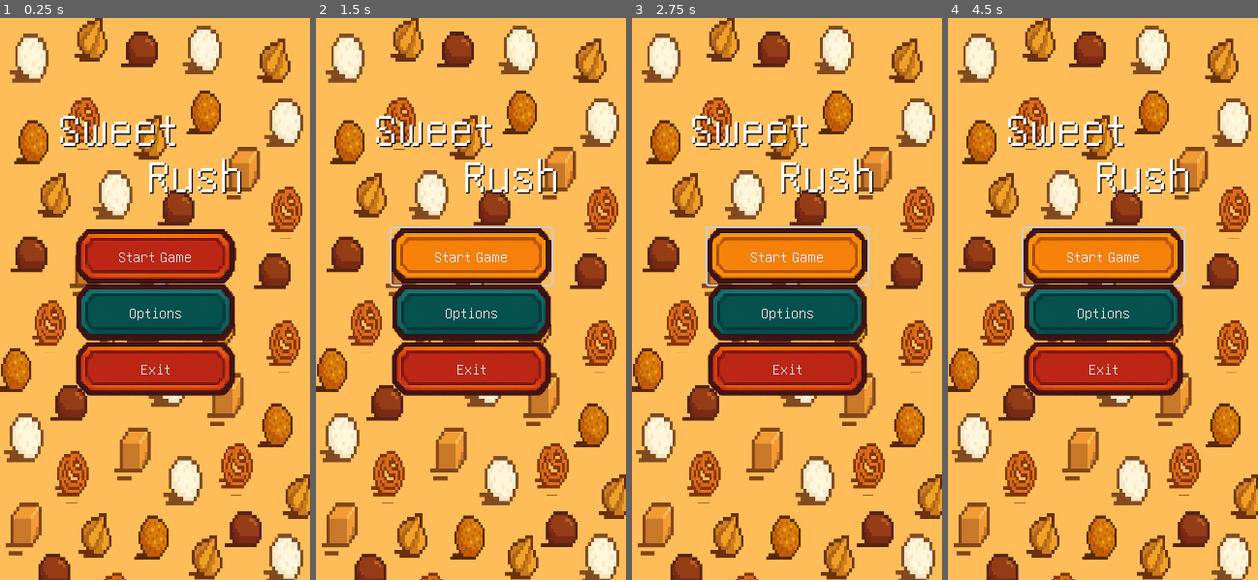
Above: before the commit, frames 1-4 (left to right).
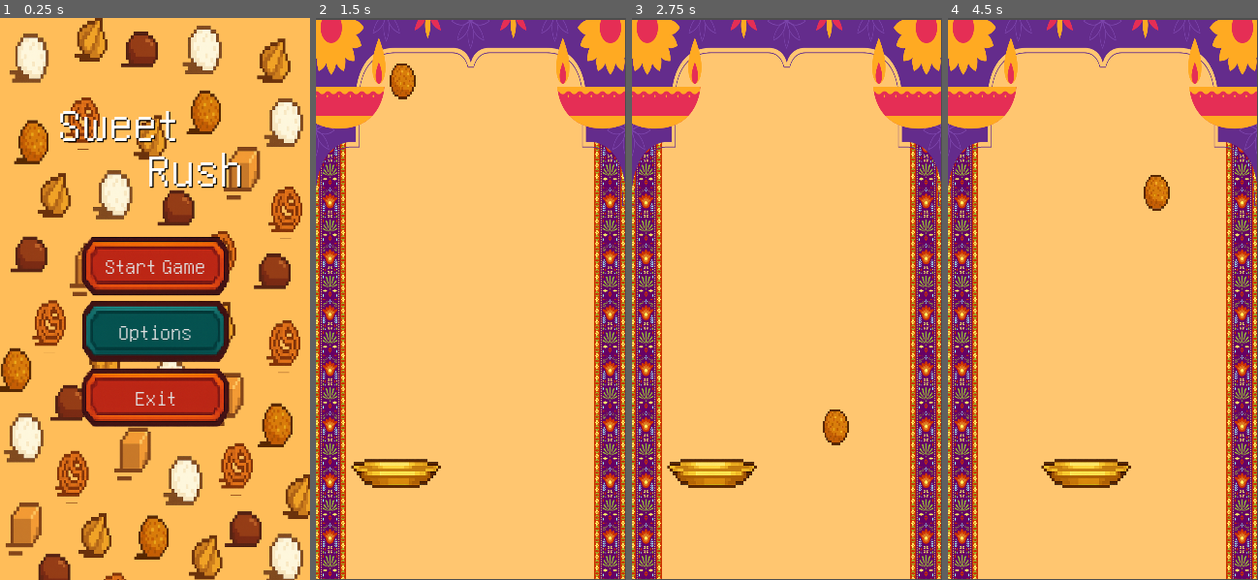
Above: after the commit, the same moments.

Repository: DruvanKarthik/Sweet_Rush
Game: Godot game, scene res://Scenes/GUI/Main_UI.tscn
The game is run twice, just before and just after one commit, with the same random seed, the same clock (stepped at 60 frames per second) and the same inputs. The project has no main scene, so this scene is started directly.
Inputs (mouse positions are in pixels of both pictures, inside the frame that each line leads up to):
- Up to frame 1 (0.25 s): no input
- Up to frame 2 (1.5 s): click "Options" at 0.5 s; click "Start Game" at 1.25 s
- Up to frame 3 (2.75 s): click (787, 254) at 2 s, where only the run before the commit has a clickable "Start Game"
- Up to frame 4 (4.5 s): hold Right (ui_right) 2.78-3.53 s; hold Left (ui_left) 3.53-4.28 s; hold Right (ui_right) from 4.28 s (still down)

The runs differ from the first frame. In frame 1, 16% of the frame differs, in the area x 19-79%, y 16-73%; in frame 2, 61%; in frame 3, 61%; in frame 4, 61%, in the area x 0-100%, y 0-100%.

Commit message:
The new chnages in working with gui

Diff:
--- a/new-game-project/Scenes/GUI/Main_UI.tscn
+++ b/new-game-project/Scenes/GUI/Main_UI.tscn
@@ -1,5 +1,6 @@
-[gd_scene load_steps=13 format=3 uid="uid://b55auyjrvkyhl"]
+[gd_scene load_steps=14 format=3 uid="uid://b55auyjrvkyhl"]
 
+[ext_resource type="Script" uid="uid://7au257gdk8kh" path="res://Scripts/UI/main_ui.gd" id="1_juik5"]
 [ext_resource type="Texture2D" uid="uid://bsws8n63xjj2p" path="res://Game_asstes/GUI/1.png" id="1_ropjy"]
 [ext_resource type="FontFile" uid="uid://cvtxkg7d6o1nk" path="res://Game_asstes/Fonts/CroxoxoianText.ttf" id="2_juik5"]
 [ext_resource type="Texture2D" uid="uid://c1k74hvj5u2d1" path="res://Game_asstes/GUI/Ui/Pixel Art Indian-Inspired Game UI.png" id="2_p3yj0"]
@@ -48,73 +49,53 @@
 anchor_bottom = 1.0
 grow_horizontal = 2
 grow_vertical = 2
+script = ExtResource("1_juik5")
 
 [node name="1" type="Sprite2D" parent="."]
 position = Vector2(160.5, 291)
 scale = Vector2(0.297222, 0.431111)
 texture = ExtResource("1_ropjy")
 
-[node name="NinePatchRect" type="NinePatchRect" parent="."]
+[node name="VBoxContainer" type="VBoxContainer" parent="."]
 layout_mode = 1
 anchors_preset = 8
 anchor_left = 0.5
 anchor_top = 0.5
 anchor_right = 0.5
 anchor_bottom = 0.5
-offset_left = -82.5
-offset_top = -145.0
-offset_right = 82.5
-offset_bottom = 145.0
+offset_left = -76.5
+offset_top = -65.0
+offset_right = 76.5
+offset_bottom = 133.0
 grow_horizontal = 2
 grow_vertical = 2
-patch_margin_left = 1
-patch_margin_top = 1
-patch_margin_right = 1
-patch_margin_bottom = 1
+theme_override_constants/separation = 5
 
-[node name="Start_button" type="Button" parent="NinePatchRect"]
-layout_mode = 1
-anchors_preset = 14
-anchor_top = 0.5
-anchor_right = 1.0
-anchor_bottom = 0.5
-offset_top = -73.0
-offset_bottom = -15.0
-grow_horizontal = 2
-grow_vertical = 2
+[node name="Start_button" type="Button" parent="VBoxContainer"]
+layout_mode = 2
+size_flags_vertical = 3
 theme_override_fonts/font = ExtResource("2_juik5")
+theme_override_font_sizes/font_size = 22
 theme_override_styles/hover = SubResource("StyleBoxTexture_juik5")
 theme_override_styles/pressed = SubResource("StyleBoxTexture_s002p")
 theme_override_styles/normal = SubResource("StyleBoxTexture_q3dnn")
 text = "Start Game"
 
-[node name="Options_button" type="Button" parent="NinePatchRect"]
-layout_mode = 1
-anchors_preset = 14
-anchor_top = 0.5
-anchor_right = 1.0
-anchor_bottom = 0.5
-offset_top = -15.0
-offset_bottom = 43.0
-grow_horizontal = 2
-grow_vertical = 2
+[node name="Options_button" type="Button" parent="VBoxContainer"]
+layout_mode = 2
+size_flags_vertical = 3
 theme_override_fonts/font = ExtResource("2_juik5")
+theme_override_font_sizes/font_size = 22
 theme_override_styles/hover = SubResource("StyleBoxTexture_ropjy")
 theme_override_styles/pressed = SubResource("StyleBoxTexture_3y0v3")
 theme_override_styles/normal = SubResource("StyleBoxTexture_p3yj0")
 text = "Options"
 
-[node name="Exit" type="Button" parent="NinePatchRect"]
-layout_mode = 1
-anchors_preset = 14
-anchor_top = 0.5
-anchor_right = 1.0
-anchor_bottom = 0.5
-offset_top = 43.0
-offset_bottom = 101.0
-grow_horizontal = 2
-grow_vertical = 2
+[node name="Exit" type="Button" parent="VBoxContainer"]
+layout_mode = 2
+size_flags_vertical = 3
 theme_override_fonts/font = ExtResource("2_juik5")
+theme_override_font_sizes/font_size = 22
 theme_override_styles/hover = SubResource("StyleBoxTexture_elucv")
 theme_override_styles/pressed = SubResource("StyleBoxTexture_aelo2")
 theme_override_styles/normal = SubResource("StyleBoxTexture_cefck")
@@ -123,9 +104,9 @@
 [node name="Label" type="Label" parent="."]
 layout_mode = 0
 offset_left = 59.0
-offset_top = 88.0
+offset_top = 83.0
 offset_right = 184.0
-offset_bottom = 139.0
+offset_bottom = 134.0
 theme_override_colors/font_shadow_color = Color(0, 0, 0, 1)
 theme_override_colors/font_outline_color = Color(0, 0, 0, 1)
 theme_override_fonts/font = ExtResource("2_juik5")
@@ -135,11 +116,15 @@
 [node name="Label2" type="Label" parent="."]
 layout_mode = 0
 offset_left = 151.0
-offset_top = 136.0
+offset_top = 130.0
 offset_right = 276.0
-offset_bottom = 187.0
+offset_bottom = 181.0
 theme_override_colors/font_shadow_color = Color(0, 0, 0, 1)
 theme_override_colors/font_outline_color = Color(0, 0, 0, 1)
 theme_override_fonts/font = ExtResource("2_juik5")
 theme_override_font_sizes/font_size = 50
 text = "Rush"
+
+[connection signal="pressed" from="VBoxContainer/Start_button" to="." method="_on_start_button_pressed"]
+[connection signal="pressed" from="VBoxContainer/Options_button" to="." method="_on_options_button_pressed"]
+[connection signal="pressed" from="VBoxContainer/Exit" to="." method="_on_exit_pressed"]
--- /dev/null
+++ b/new-game-project/Scenes/Levels/Level_10.tscn
@@ -0,0 +1,8 @@
+[gd_scene load_steps=2 format=3 uid="uid://c4bsynvqvwvg2"]
+
+[ext_resource type="Texture2D" uid="uid://8don8b0liqba" path="res://Game_asstes/GUI/Levels_frames/22.png" id="1_5tcfp"]
+
+[node name="22" type="Sprite2D"]
+position = Vector2(165, 301)
+scale = Vector2(0.288889, 0.428148)
+texture = ExtResource("1_5tcfp")
--- /dev/null
+++ b/new-game-project/Scenes/Levels/Level_2.tscn
@@ -0,0 +1,12 @@
+[gd_scene load_steps=3 format=3 uid="uid://b21iwo122tev8"]
+
+[ext_resource type="Texture2D" uid="uid://dcibv7e2385xc" path="res://Game_asstes/GUI/Levels_frames/14.png" id="1_o3isv"]
+[ext_resource type="PackedScene" uid="uid://05v1dsaiq2cg" path="res://Scenes/plate.tscn" id="2_qox7n"]
+
+[node name="14" type="Sprite2D"]
+position = Vector2(159, 289)
+scale = Vector2(0.3, 0.431111)
+texture = ExtResource("1_o3isv")
+
+[node name="Plate" parent="." instance=ExtResource("2_qox7n")]
+position = Vector2(-10, 501.031)
--- /dev/null
+++ b/new-game-project/Scenes/Levels/Level_3.tscn
@@ -0,0 +1,8 @@
+[gd_scene load_steps=2 format=3 uid="uid://bvuq67ss65d3q"]
+
+[ext_resource type="Texture2D" uid="uid://dcet3ka4n7glk" path="res://Game_asstes/GUI/Levels_frames/15.png" id="1_dt10j"]
+
+[node name="15" type="Sprite2D"]
+position = Vector2(161, 291.5)
+scale = Vector2(0.290741, 0.425926)
+texture = ExtResource("1_dt10j")
--- /dev/null
+++ b/new-game-project/Scenes/Levels/Level_4.tscn
@@ -0,0 +1,8 @@
+[gd_scene load_steps=2 format=3 uid="uid://b08aifhadxyn"]
+
+[ext_resource type="Texture2D" uid="uid://dnq44o1ao3i8f" path="res://Game_asstes/GUI/Levels_frames/16.png" id="1_kbrg2"]
+
+[node name="16" type="Sprite2D"]
+position = Vector2(162, 293.5)
+scale = Vector2(0.292593, 0.431852)
+texture = ExtResource("1_kbrg2")
--- /dev/null
+++ b/new-game-project/Scenes/Levels/Level_5.tscn
@@ -0,0 +1,8 @@
+[gd_scene load_steps=2 format=3 uid="uid://do6fqk1nbxhpm"]
+
+[ext_resource type="Texture2D" uid="uid://crwurx63nj86d" path="res://Game_asstes/GUI/Levels_frames/17.png" id="1_7jnsk"]
+
+[node name="17" type="Sprite2D"]
+position = Vector2(163, 292.5)
+scale = Vector2(0.288889, 0.415556)
+texture = ExtResource("1_7jnsk")
--- /dev/null
+++ b/new-game-project/Scenes/Levels/Level_6.tscn
@@ -0,0 +1,8 @@
+[gd_scene load_steps=2 format=3 uid="uid://bj23uvkd3xn5h"]
+
+[ext_resource type="Texture2D" uid="uid://dxng4eqsdjv7n" path="res://Game_asstes/GUI/Levels_frames/18.png" id="1_u3hmn"]
+
+[node name="18" type="Sprite2D"]
+position = Vector2(163.5, 289.5)
+scale = Vector2(0.289815, 0.42)
+texture = ExtResource("1_u3hmn")
--- /dev/null
+++ b/new-game-project/Scenes/Levels/Level_7.tscn
@@ -0,0 +1,8 @@
+[gd_scene load_steps=2 format=3 uid="uid://b78uch2waxugk"]
+
+[ext_resource type="Texture2D" uid="uid://briwowi5pry37" path="res://Game_asstes/GUI/Levels_frames/19.png" id="1_rk7k1"]
+
+[node name="19" type="Sprite2D"]
+position = Vector2(162, 290)
+scale = Vector2(0.284259, 0.417778)
+texture = ExtResource("1_rk7k1")
--- /dev/null
+++ b/new-game-project/Scenes/Levels/Level_8.tscn
@@ -0,0 +1,8 @@
+[gd_scene load_steps=2 format=3 uid="uid://26kqw4y3o7hp"]
+
+[ext_resource type="Texture2D" uid="uid://b37qxbcspmy1k" path="res://Game_asstes/GUI/Levels_frames/20.png" id="1_05x7d"]
+
+[node name="20" type="Sprite2D"]
+position = Vector2(171, 291.5)
+scale = Vector2(0.274074, 0.418519)
+texture = ExtResource("1_05x7d")
--- /dev/null
+++ b/new-game-project/Scenes/Levels/Level_9.tscn
@@ -0,0 +1,8 @@
+[gd_scene load_steps=2 format=3 uid="uid://ofdok3mxsyqv"]
+
+[ext_resource type="Texture2D" uid="uid://bje50qykuv3m7" path="res://Game_asstes/GUI/Levels_frames/21.png" id="1_10m03"]
+
+[node name="21" type="Sprite2D"]
+position = Vector2(169.5, 293.5)
+scale = Vector2(0.289815, 0.422963)
+texture = ExtResource("1_10m03")
--- a/new-game-project/Scenes/Levels/level_1.tscn
+++ b/new-game-project/Scenes/Levels/level_1.tscn
@@ -1,9 +1,8 @@
-[gd_scene load_steps=5 format=3 uid="uid://brhs43g54rh1w"]
+[gd_scene load_steps=4 format=3 uid="uid://brhs43g54rh1w"]
 
 [ext_resource type="Texture2D" uid="uid://vittmg2p3jwy" path="res://Game_asstes/GUI/Levels_frames/13.png" id="1_tlcug"]
 [ext_resource type="PackedScene" uid="uid://05v1dsaiq2cg" path="res://Scenes/plate.tscn" id="2_4dpyx"]
-[ext_resource type="PackedScene" uid="uid://dnkx7uif5menw" path="res://Scenes/Sweets/sweet_spwaner.tscn" id="3_3mqfk"]
-[ext_resource type="PackedScene" uid="uid://b7wmlm4j23bdj" path="res://Scenes/Sweets/Mothichoor_ladoo.tscn" id="4_iixi8"]
+[ext_resource type="PackedScene" uid="uid://vplxvmi334b4" path="res://Scenes/Sweets/Motichoor_ladoo.tscn" id="3_3mqfk"]
 
 [node name="Back_ground" type="Sprite2D"]
 position = Vector2(159, 290.5)
@@ -13,15 +12,5 @@
 [node name="Plate" parent="." instance=ExtResource("2_4dpyx")]
 position = Vector2(-283.5, 412.955)
 
-[node name="Sweet_spawner" type="Node" parent="."]
-
-[node name="Sweet_spwaner" parent="Sweet_spawner" instance=ExtResource("3_3mqfk")]
-position = Vector2(70, 45)
-scale = Vector2(0.301852, 0.425185)
-
-[node name="Sweet_spwaner2" parent="Sweet_spawner" instance=ExtResource("3_3mqfk")]
-position = Vector2(163.908, 41.2039)
-scale = Vector2(0.296296, 0.427407)
-
-[node name="Area2D" parent="." instance=ExtResource("4_iixi8")]
-position = Vector2(-276.25, -176.749)
+[node name="CharacterBody2D" parent="." instance=ExtResource("3_3mqfk")]
+position = Vector2(-408.375, -1047.01)
--- /dev/null
+++ b/new-game-project/Scenes/Sweets/Gulab_jamun.tscn
@@ -0,0 +1,21 @@
+[gd_scene load_steps=4 format=3 uid="uid://707k2ugurnq3"]
+
+[ext_resource type="Script" uid="uid://q7dyxpdif2w5" path="res://Scripts/Sweets/motichoor_ladoo.gd" id="1_llgdg"]
+[ext_resource type="Texture2D" uid="uid://c8ra84hwkjqfy" path="res://Game_asstes/Sweets/Gulab_jamun.png" id="1_sgbmb"]
+
+[sub_resource type="CapsuleShape2D" id="CapsuleShape2D_llgdg"]
+radius = 115.0
+height = 394.0
+
+[node name="Gulab_jamun" type="CharacterBody2D"]
+script = ExtResource("1_llgdg")
+
+[node name="GulabJamun" type="Sprite2D" parent="."]
+position = Vector2(109, 223)
+texture = ExtResource("1_sgbmb")
+region_enabled = true
+region_rect = Rect2(660, 108, 240, 364)
+
+[node name="CollisionShape2D" type="CollisionShape2D" parent="."]
+position = Vector2(110, 216)
+shape = SubResource("CapsuleShape2D_llgdg")
--- /dev/null
+++ b/new-game-project/Scenes/Sweets/Kaju_katli.tscn
@@ -0,0 +1,21 @@
+[gd_scene load_steps=4 format=3 uid="uid://djpj7jht0mxok"]
+
+[ext_resource type="Script" uid="uid://q7dyxpdif2w5" path="res://Scripts/Sweets/motichoor_ladoo.gd" id="1_gej51"]
+[ext_resource type="Texture2D" uid="uid://cfsrfyxshpal7" path="res://Game_asstes/Sweets/Kaju_katli.png" id="1_y0thl"]
+
+[sub_resource type="RectangleShape2D" id="RectangleShape2D_gej51"]
+size = Vector2(144, 118)
+
+[node name="KajuKatli" type="CharacterBody2D"]
+script = ExtResource("1_gej51")
+
+[node name="CollisionShape2D" type="CollisionShape2D" parent="."]
+position = Vector2(149, 174)
+shape = SubResource("RectangleShape2D_gej51")
+
+[node name="KajuKatli" type="Sprite2D" parent="."]
+position = Vector2(149, 174)
+scale = Vector2(0.327078, 0.471698)
+texture = ExtResource("1_y0thl")
+region_enabled = true
+region_rect = Rect2(579, 175, 373, 265)
--- a/new-game-project/Scenes/Sweets/Mothichoor_ladoo.tscn
+++ /dev/null
@@ -1,22 +0,0 @@
-[gd_scene load_steps=4 format=3 uid="uid://b7wmlm4j23bdj"]
-
-[ext_resource type="Script" uid="uid://bawulm7r5ty4g" path="res://Scripts/mothichoor_ladoo.gd" id="1_8ox8d"]
-[ext_resource type="Texture2D" uid="uid://dsne8scjnvmnc" path="res://Game_asstes/Sweets/Mothichoor_ladoo.png" id="1_27n0a"]
-
-[sub_resource type="CircleShape2D" id="CircleShape2D_8ox8d"]
-radius = 28.0713
-
-[node name="Area2D" type="CharacterBody2D"]
-position = Vector2(149, 283)
-script = ExtResource("1_8ox8d")
-
-[node name="MothichoorLadoo" type="Sprite2D" parent="."]
-position = Vector2(11.75, 5.49999)
-scale = Vector2(0.304688, 0.265625)
-texture = ExtResource("1_27n0a")
-region_enabled = true
-region_rect = Rect2(285, 48, 192, 192)
-
-[node name="CollisionShape2D" type="CollisionShape2D" parent="."]
-position = Vector2(11, 5)
-shape = SubResource("CircleShape2D_8ox8d")
--- /dev/null
+++ b/new-game-project/Scenes/Sweets/Motichoor_ladoo.tscn
@@ -0,0 +1,21 @@
+[gd_scene load_steps=4 format=3 uid="uid://vplxvmi334b4"]
+
+[ext_resource type="Script" uid="uid://q7dyxpdif2w5" path="res://Scripts/Sweets/motichoor_ladoo.gd" id="1_jccks"]
+[ext_resource type="Texture2D" uid="uid://dsne8scjnvmnc" path="res://Game_asstes/Sweets/Mothichoor_ladoo.png" id="2_m4hey"]
+
+[sub_resource type="CircleShape2D" id="CircleShape2D_jccks"]
+radius = 46.5188
+
+[node name="Mothichoor_Ladoo" type="CharacterBody2D"]
+script = ExtResource("1_jccks")
+
+[node name="MothichoorLadoo" type="Sprite2D" parent="."]
+position = Vector2(173, 294)
+scale = Vector2(0.484211, 0.465241)
+texture = ExtResource("2_m4hey")
+region_enabled = true
+region_rect = Rect2(286, 51, 190, 187)
+
+[node name="CollisionShape2D" type="CollisionShape2D" parent="."]
+position = Vector2(172, 294)
+shape = SubResource("CircleShape2D_jccks")
--- /dev/null
+++ b/new-game-project/Scenes/Sweets/ghewar.tscn
@@ -0,0 +1,21 @@
+[gd_scene load_steps=4 format=3 uid="uid://d1svqlwrhxsho"]
+
+[ext_resource type="Script" uid="uid://q7dyxpdif2w5" path="res://Scripts/Sweets/motichoor_ladoo.gd" id="1_36ly7"]
+[ext_resource type="Texture2D" uid="uid://belhvld5qc34t" path="res://Game_asstes/Sweets/Ghewar.png" id="1_q5u7t"]
+
+[sub_resource type="CircleShape2D" id="CircleShape2D_q5u7t"]
+radius = 78.0064
+
+[node name="Ghewar" type="CharacterBody2D"]
+position = Vector2(28, 47)
+script = ExtResource("1_36ly7")
+
+[node name="Ghewar" type="Sprite2D" parent="."]
+position = Vector2(150, 132)
+texture = ExtResource("1_q5u7t")
+region_enabled = true
+region_rect = Rect2(785, 280, 157, 155)
+
+[node name="CollisionShape2D" type="CollisionShape2D" parent="."]
+position = Vector2(150, 130)
+shape = SubResource("CircleShape2D_q5u7t")
--- /dev/null
+++ b/new-game-project/Scenes/Sweets/jelebi.tscn
@@ -0,0 +1,21 @@
+[gd_scene load_steps=4 format=3 uid="uid://cx2j3f30mr32u"]
+
+[ext_resource type="Texture2D" uid="uid://71hgi8himb01" path="res://Game_asstes/Sweets/Jelebi.png" id="1_0l2k3"]
+[ext_resource type="Script" uid="uid://q7dyxpdif2w5" path="res://Scripts/Sweets/motichoor_ladoo.gd" id="1_n0ty5"]
+
+[sub_resource type="CircleShape2D" id="CircleShape2D_n0ty5"]
+radius = 96.0208
+
+[node name="Jelebi" type="CharacterBody2D"]
+script = ExtResource("1_n0ty5")
+
+[node name="Jelebi" type="Sprite2D" parent="."]
+position = Vector2(153, 198)
+scale = Vector2(0.511335, 0.5)
+texture = ExtResource("1_0l2k3")
+region_enabled = true
+region_rect = Rect2(557, 150, 397, 366)
+
+[node name="CollisionShape2D" type="CollisionShape2D" parent="."]
+position = Vector2(152, 193)
+shape = SubResource("CircleShape2D_n0ty5")
--- /dev/null
+++ b/new-game-project/Scenes/Sweets/modak.tscn
@@ -0,0 +1,21 @@
+[gd_scene load_steps=4 format=3 uid="uid://bh4wbtwapice8"]
+
+[ext_resource type="Texture2D" uid="uid://dyb7v5rcdjxy8" path="res://Game_asstes/Sweets/Modak.png" id="1_t0rir"]
+[ext_resource type="Script" uid="uid://q7dyxpdif2w5" path="res://Scripts/Sweets/motichoor_ladoo.gd" id="1_xwdad"]
+
+[sub_resource type="CircleShape2D" id="CircleShape2D_xwdad"]
+radius = 76.4199
+
+[node name="Modak" type="CharacterBody2D"]
+script = ExtResource("1_xwdad")
+
+[node name="Modak" type="Sprite2D" parent="."]
+position = Vector2(148.25, 284.5)
+scale = Vector2(0.504747, 0.468153)
+texture = ExtResource("1_t0rir")
+region_enabled = true
+region_rect = Rect2(609, 585, 316, 314)
+
+[node name="CollisionShape2D" type="CollisionShape2D" parent="."]
+position = Vector2(151, 303)
+shape = SubResource("CircleShape2D_xwdad")
--- /dev/null
+++ b/new-game-project/Scenes/Sweets/mysore_pak.tscn
@@ -0,0 +1,22 @@
+[gd_scene load_steps=4 format=3 uid="uid://daxf6p83wffb8"]
+
+[ext_resource type="Texture2D" uid="uid://db1ugvjjwgv6k" path="res://Game_asstes/Sweets/Mysore_Pak.png" id="1_sug0y"]
+[ext_resource type="Script" uid="uid://q7dyxpdif2w5" path="res://Scripts/Sweets/motichoor_ladoo.gd" id="1_tup0o"]
+
+[sub_resource type="RectangleShape2D" id="RectangleShape2D_tup0o"]
+size = Vector2(289.635, 265.461)
+
+[node name="MysorePak" type="CharacterBody2D"]
+script = ExtResource("1_tup0o")
+
+[node name="MysorePak" type="Sprite2D" parent="."]
+position = Vector2(137, 192)
+scale = Vector2(0.441935, 0.399306)
+texture = ExtResource("1_sug0y")
+region_enabled = true
+region_rect = Rect2(590, 564, 310, 288)
+
+[node name="CollisionShape2D" type="CollisionShape2D" parent="."]
+position = Vector2(133, 192)
+scale = Vector2(0.441935, 0.399306)
+shape = SubResource("RectangleShape2D_tup0o")
--- /dev/null
+++ b/new-game-project/Scenes/Sweets/pole.tscn
@@ -0,0 +1,21 @@
+[gd_scene load_steps=4 format=3 uid="uid://cf7vnju825lhj"]
+
+[ext_resource type="Script" uid="uid://q7dyxpdif2w5" path="res://Scripts/Sweets/motichoor_ladoo.gd" id="1_3yrci"]
+[ext_resource type="Texture2D" uid="uid://cl67o66ex8lum" path="res://Game_asstes/Sweets/Pole.png" id="1_avkj3"]
+
+[sub_resource type="CircleShape2D" id="CircleShape2D_3yrci"]
+radius = 70.1783
+
+[node name="Pole" type="CharacterBody2D"]
+script = ExtResource("1_3yrci")
+
+[node name="Pole" type="Sprite2D" parent="."]
+position = Vector2(171.625, 279.5)
+scale = Vector2(0.42192, 0.465986)
+texture = ExtResource("1_avkj3")
+region_enabled = true
+region_rect = Rect2(600, 559, 349, 294)
+
+[node name="CollisionShape2D" type="CollisionShape2D" parent="."]
+position = Vector2(172, 279)
+shape = SubResource("CircleShape2D_3yrci")
--- /dev/null
+++ b/new-game-project/Scenes/Sweets/rasagula.tscn
@@ -0,0 +1,21 @@
+[gd_scene load_steps=4 format=3 uid="uid://cdxgh6uba1auk"]
+
+[ext_resource type="Texture2D" uid="uid://brejqcy81fx7j" path="res://Game_asstes/Sweets/Rasagula.png" id="1_7b6xo"]
+[ext_resource type="Script" uid="uid://q7dyxpdif2w5" path="res://Scripts/Sweets/motichoor_ladoo.gd" id="1_w1lxd"]
+
+[sub_resource type="CircleShape2D" id="CircleShape2D_w1lxd"]
+radius = 56.3205
+
+[node name="Rasagula" type="CharacterBody2D"]
+script = ExtResource("1_w1lxd")
+
+[node name="Rasagula" type="Sprite2D" parent="."]
+position = Vector2(154, 259)
+scale = Vector2(0.328358, 0.317365)
+texture = ExtResource("1_7b6xo")
+region_enabled = true
+region_rect = Rect2(588, 155, 335, 334)
+
+[node name="CollisionShape2D" type="CollisionShape2D" parent="."]
+position = Vector2(153, 259)
+shape = SubResource("CircleShape2D_w1lxd")
--- a/new-game-project/Scenes/Sweets/sweet_spwaner.tscn
+++ /dev/null
@@ -1,25 +0,0 @@
-[gd_scene load_steps=2 format=3 uid="uid://dnkx7uif5menw"]
-
-[ext_resource type="Script" uid="uid://8umubyv7mta" path="res://Scripts/sweet_spwaner.gd" id="1_6s4an"]
-
-[node name="Sweet_spwaner" type="Node2D"]
-script = ExtResource("1_6s4an")
-
-[node name="Spawner" type="Node2D" parent="."]
-position = Vector2(-1, 1)
-
-[node name="Marker2D" type="Marker2D" parent="."]
-position = Vector2(158, 1)
-
-[node name="Marker2D2" type="Marker2D" parent="."]
-position = Vector2(232, 1)
-
-[node name="Marker2D3" type="Marker2D" parent="."]
-position = Vector2(80, 1)
-
-[node name="Marker2D4" type="Marker2D" parent="."]
-position = Vector2(310, 1)
-
-[node name="Timer" type="Timer" parent="."]
-
-[connection signal="timeout" from="Timer" to="." method="_on_timer_timeout"]
--- /dev/null
+++ b/new-game-project/Scenes/Sweets/urad_dal_ladoo.tscn
@@ -0,0 +1,20 @@
+[gd_scene load_steps=4 format=3 uid="uid://dix1vj0awuhlh"]
+
+[ext_resource type="Script" uid="uid://q7dyxpdif2w5" path="res://Scripts/Sweets/motichoor_ladoo.gd" id="1_mwjtk"]
+[ext_resource type="Texture2D" uid="uid://dsnswvgbjvmc1" path="res://Game_asstes/Sweets/Urad_dal_ladoo.png" id="1_o284f"]
+
+[sub_resource type="CircleShape2D" id="CircleShape2D_mwjtk"]
+radius = 106.231
+
+[node name="UradDalLadoo" type="CharacterBody2D"]
+script = ExtResource("1_mwjtk")
+
+[node name="UradDalLadoo" type="Sprite2D" parent="."]
+position = Vector2(140, 152)
+texture = ExtResource("1_o284f")
+region_enabled = true
+region_rect = Rect2(268, 61, 187, 184)
+
+[node name="CollisionShape2D" type="CollisionShape2D" parent="."]
+position = Vector2(135, 153)
+shape = SubResource("CircleShape2D_mwjtk")
--- /dev/null
+++ b/new-game-project/Scripts/Sweets/motichoor_ladoo.gd
@@ -0,0 +1,7 @@
+extends CharacterBody2D
+func _physics_process(delta):
+	velocity = Vector2(0, 580)
+	move_and_slide()
+	if position.y>580:
+		position.y = -800
+		position.x = randf_range(0,250)
--- /dev/null
+++ b/new-game-project/Scripts/UI/main_ui.gd
@@ -0,0 +1,23 @@
+extends Control
+
+
+# Called when the node enters the scene tree for the first time.
+func _ready() -> void:
+	pass # Replace with function body.
+
+
+# Called every frame. 'delta' is the elapsed time since the previous frame.
+func _process(delta: float) -> void:
+	pass
+
+
+func _on_start_button_pressed() -> void:
+	get_tree().change_scene_to_file("res://Scenes/Levels/level_1.tscn");
+
+
+func _on_options_button_pressed() -> void:
+	pass # Replace with function body.
+
+
+func _on_exit_pressed() -> void:
+	get_tree().quit()
--- a/new-game-project/Scripts/mothichoor_ladoo.gd
+++ /dev/null
@@ -1,16 +0,0 @@
-extends CharacterBody2D
-
-const fall_speed = 300.0
-var is_caught = false
-
-func _physics_process(delta):
-	if not is_caught:
-		var collision = move_and_collide(Vector2(0, fall_speed * delta))
-		if collision:
-			var collider = collision.get_collider()
-			if collider.name == "Plate":
-				# Stick the sweet to the plate
-				is_caught = true
-				get_parent().remove_child(self)
-				collider.add_child(self)
-				position = collider.to_local(global_position)
--- a/new-game-project/Scripts/plate.gd
+++ b/new-game-project/Scripts/plate.gd
@@ -11,5 +11,11 @@
 		direction += 1
 
 	velocity.x = direction * speed
-	velocity.y = 0  # If vertical movement is not used
+	velocity.y = 0
 	move_and_slide()
+
+	if get_slide_collision_count() > 0:
+		var collision = get_last_slide_collision()
+		if collision and collision.get_collider() is Node2D:
+			var collider_node = collision.get_collider() as Node2D
+			collider_node.position = Vector2(0, -800)
--- a/new-game-project/Scripts/sweet_spwaner.gd
+++ /dev/null
@@ -1,19 +0,0 @@
-extends Node2D
-
-var motichoor_ladoo = preload("res://Scenes/Sweets/Mothichoor_ladoo.tscn")
-var spawn_points = []
-
-func _ready():
-	randomize()
-	spawn_points = $Spawner.get_children()
-	$Timer.timeout.connect(_on_Timer_timeout)
-	$Timer.start()
-
-func spawn_motichoor_ladoo():
-	var index = randi() % spawn_points.size()
-	var ladoo = motichoor_ladoo.instantiate()
-	ladoo.global_position = spawn_points[index].global_position
-	get_parent().add_child(ladoo)
-
-func _on_Timer_timeout():
-	spawn_motichoor_ladoo()
Not shown, added: new-game-project/Scripts/Sweets/motichoor_ladoo.gd.uid
Not shown, added: new-game-project/Scripts/UI/main_ui.gd.uid
Not shown, removed: new-game-project/Scripts/mothichoor_ladoo.gd.uid
Not shown, removed: new-game-project/Scripts/sweet_spwaner.gd.uid
